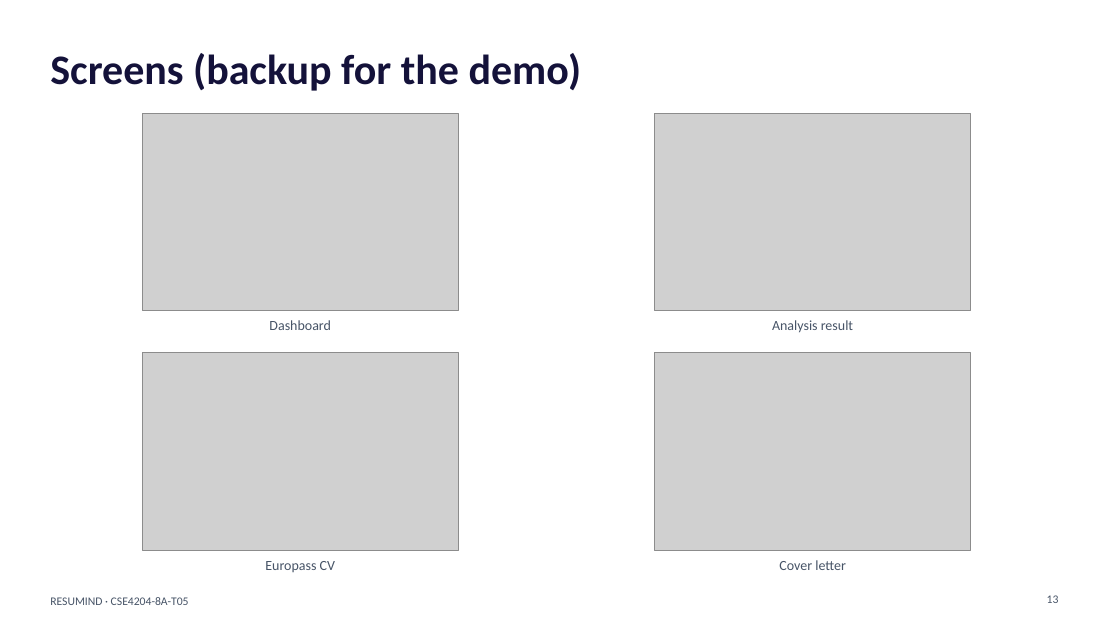
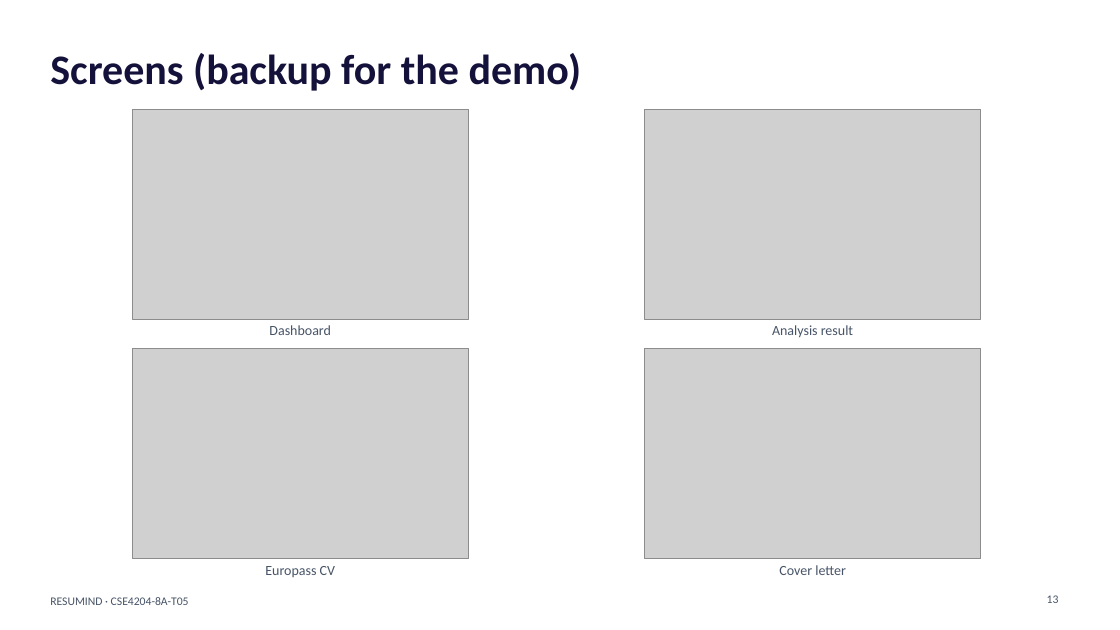
Before and after one commit to mahamud894/AI_Resume_Analyzer, a slide deck: slide 13 of documentation/Week 13 Assignment — Presentation/CSE4204-8A-T05 Presentation.pptx. Drawn at 1120x630 pixels with LibreOffice and Linux fonts; fonts in the diff are those of the drawing; grey boxes stand for pictures. Boxes give left, top, right and bottom in pixels: in the first picture for what was removed or moved away, otherwise in the second. Text is boxed around its words. In the diff, an @@ line names an element or a change of style, - is before the commit and + after.

```diff
--- a/documentation/Week 13 Assignment — Presentation/CSE4204-8A-T05 Presentation.pptx
+++ b/documentation/Week 13 Assignment — Presentation/CSE4204-8A-T05 Presentation.pptx
@@ picture: place and size @@
-picture at box(143, 113, 459, 311)
+picture at box(132, 109, 468, 319)
@@ picture: place and size @@
-picture at box(655, 113, 970, 311)
+picture at box(644, 109, 981, 319)
@@ picture: place and size @@
-picture at box(143, 353, 459, 550)
+picture at box(132, 349, 468, 559)
@@ picture: place and size @@
-picture at box(655, 353, 970, 550)
+picture at box(644, 349, 981, 559)
@@ 4 texts: place and size @@
-4 texts at box(265, 320, 853, 572)
+4 texts at box(265, 325, 853, 577)
```
Also in this commit, not shown: 1 other slide changed, 11 other files.
